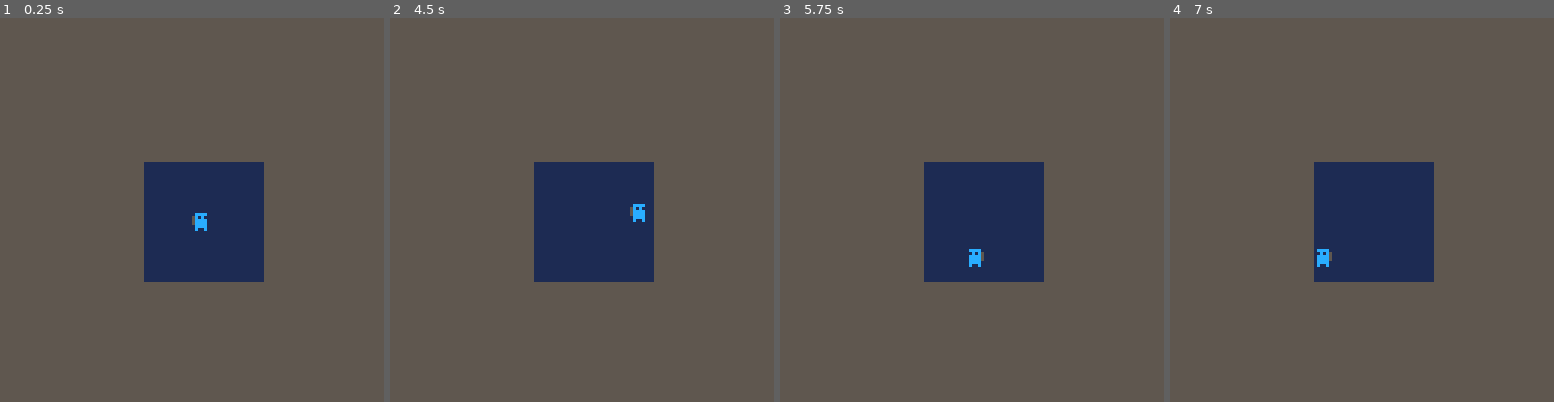
Above: before the commit, frames 1-4 (left to right).
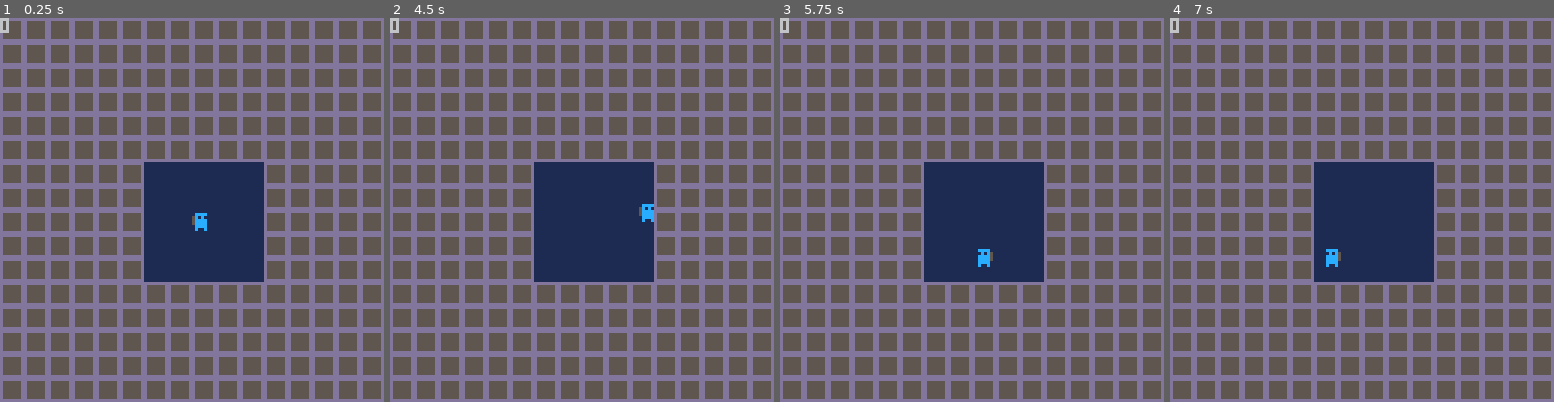
Above: after the commit, the same moments.

Repository: Ash-49/Pico8Miner
Game: PICO-8 cartridge miner.p8
The game is run twice, just before and just after one commit, with the same random seed, the same clock (stepped at 60 frames per second) and the same inputs.
Inputs:
- Up to frame 1 (0.25 s): no input
- Up to frame 2 (4.5 s): tap O (Z key) at 0.33, 0.7, 1.43, 2.22, 3.1, 3.98 s; tap X (X key) at 1.07, 2.07, 2.4, 2.73, 3.07, 3.4, 3.73, 4.07, 4.4 s; hold Left 1.97-2.37 s; hold Down 2.42-2.82 s; hold Right 2.87-3.53 s; hold Up 3.58-4.08 s; hold Right from 4.13 s (still down)
- Up to frame 3 (5.75 s): release Right at 4.53 s; hold Down 4.58-5.08 s; tap X (X key) every 0.33 s from 4.73 to 5.73 s; tap O (Z key) at 4.87 s; hold Left from 5.13 s (still down)
- Up to frame 4 (7 s): tap O (Z key) at 5.75, 6.63 s; release Left at 5.8 s; hold Up 5.85-6.18 s; tap X (X key) at 6.07, 6.4, 6.73 s; hold Left 6.23-6.63 s; hold Down from 6.68 s (still down)

The runs differ from the first frame. In frame 1, 40% of the frame differs, in the area x 0-100%, y 0-100%; in frame 2, 40%; in frame 3, 40%; in frame 4, 40%.

Commit message:
drill works, collision fucky, ui start TD: ui true toggle, ui func

Diff:
--- a/miner.p8
+++ b/miner.p8
@@ -4,16 +4,17 @@
 
 -->8
 function _init()
-	posx=63
-	posy=63
-
+	stone=0
+	ui=false
 	player={
 	x=63,
 	y=63,
-	f=false,
-	sp=1,
+	f=false,--horizontal flip
+	sp=1,--sprite
 	tx=5,
-	ty=3
+	ty=3,--player offsets
+	dx=0,
+	dy=0--drill offsets
 	}
 end
 
@@ -25,25 +26,31 @@
 	if btn(➡️)then
 	dx+=1
 	player.f=false
-	player.sp=1
-	player.tx=8
+	player.tx=5
+	player.dx=7
+	player.dy=3
 	end
 
 	if btn(⬅️)then
 	dx-=1
 	player.f=true
-	player.sp=1
-	player.tx=1
+	player.tx=2
+	player.dx=0
+	player.dy=3
 	end
 
 	if btn(⬆️)then
 	dy-=1
-	player.ty=3
+	player.ty=2
+	player.dx=3
+	player.dy=0
 	end
 
 	if btn(⬇️)then
 	dy+=1
-	player.ty=8
+	player.ty=7
+	player.dx=3
+	player.dy=9
 	end
 
 	if dx!=0 and dy!=0 then
@@ -65,41 +72,52 @@
 		end
 	end
 
+	if btn(❎)then
+		ui=not ui
+	end
+
+
 end
 
 function _draw()
 cls(1)
 map()
-
+print(stone)
 spr(1,flr(player.x+0.5),flr(player.y+0.5),1,1,player.f)
 
 --draw and check drill
 if btn(🅾️)then
 spr(17,flr(player.x+0.5),flr(player.y+0.5),1,1,player.f)
 
-	if fget(mget(flr((player.x+player.tx)/8), flr((player.y+player.ty)/8)),0)then
-		mset(flr((player.x+player.tx)/8), flr((player.y+player.ty)/8),3)
-	end
-end
+	if fget(mget(flr((player.x+player.dx)/8), flr((player.y+player.dy)/8)),0)then
+		mset(flr((player.x+player.dx)/8), flr((player.y+player.dy)/8),0)
+		stone+=1
+	end
+end
+
+--UI
+if ui==true then
+	spr(3,0,112,2,2)
+	end
 
 end
 __gfx__
-00000000000000005555555500000000000000000000000000000000000000000000000000000000000000000000000000000000000000000000000000000000
-00000000000000005555555500000000000000000000000000000000000000000000000000000000000000000000000000000000000000000000000000000000
-0070070000cccc005555555500000000000000000000000000000000000000000000000000000000000000000000000000000000000000000000000000000000
-0007700005c0c0005555555500000000000000000000000000000000000000000000000000000000000000000000000000000000000000000000000000000000
-0007700005cccc005555555500000000000000000000000000000000000000000000000000000000000000000000000000000000000000000000000000000000
-0070070005cccc005555555500000000000000000000000000000000000000000000000000000000000000000000000000000000000000000000000000000000
-0000000000cccc005555555500000000000000000000000000000000000000000000000000000000000000000000000000000000000000000000000000000000
-0000000000c00c005555555500000000000000000000000000000000000000000000000000000000000000000000000000000000000000000000000000000000
-00000000000000000000000000000000000000000000000000000000000000000000000000000000000000000000000000000000000000000000000000000000
-00000000000000000000000000000000000000000000000000000000000000000000000000000000000000000000000000000000000000000000000000000000
-00000000000000000000000000000000000000000000000000000000000000000000000000000000000000000000000000000000000000000000000000000000
-00000000000000000000000000000000000000000000000000000000000000000000000000000000000000000000000000000000000000000000000000000000
-0000000000006d000000000000000000000000000000000000000000000000000000000000000000000000000000000000000000000000000000000000000000
-000000000999666d0000000000000000000000000000000000000000000000000000000000000000000000000000000000000000000000000000000000000000
-00000000099956660000000000000000000000000000000000000000000000000000000000000000000000000000000000000000000000000000000000000000
-00000000000065000000000000000000000000000000000000000000000000000000000000000000000000000000000000000000000000000000000000000000
+0000000000000000dddddddd77777777777777770000000000000000000000000000000000000000000000000000000000000000000000000000000000000000
+0000000000000000d555555d77777777777777770000000000000000000000000000000000000000000000000000000000000000000000000000000000000000
+0070070000cccc00d555555d77555577778888770000000000000000000000000000000000000000000000000000000000000000000000000000000000000000
+0007700005c0c000d555555d77577577778778770000000000000000000000000000000000000000000000000000000000000000000000000000000000000000
+0007700005cccc00d555555d77577577778778770000000000000000000000000000000000000000000000000000000000000000000000000000000000000000
+0070070005cccc00d555555d77555577778888770000000000000000000000000000000000000000000000000000000000000000000000000000000000000000
+0000000000cccc00d555555d77777777777777770000000000000000000000000000000000000000000000000000000000000000000000000000000000000000
+0000000000c00c00dddddddd77777777777777770000000000000000000000000000000000000000000000000000000000000000000000000000000000000000
+00000000000000000000000077777777777777770000000000000000000000000000000000000000000000000000000000000000000000000000000000000000
+00000000000000000000000077777777787777870000000000000000000000000000000000000000000000000000000000000000000000000000000000000000
+00000000000000000000000077777777778778770000000000000000000000000000000000000000000000000000000000000000000000000000000000000000
+00000000000000000000000077777777777887770000000000000000000000000000000000000000000000000000000000000000000000000000000000000000
+0000000000006d000000000077777777777787770000000000000000000000000000000000000000000000000000000000000000000000000000000000000000
+000000000999666d0000000077777777777878770000000000000000000000000000000000000000000000000000000000000000000000000000000000000000
+00000000099956660000000077777777778777870000000000000000000000000000000000000000000000000000000000000000000000000000000000000000
+00000000000065000000000077777777777777770000000000000000000000000000000000000000000000000000000000000000000000000000000000000000
 00000000000000000000000000000000000000000000000000000000000000000000000000000000000000000000000000000000000000000000000000000000
 00000000000000000000000000000000000000000000000000000000000000000000000000000000000000000000000000000000000000000000000000000000
 00000000000000000000000000000000000000000000000000000000000000000000000000000000000000000000000000000000000000000000000000000000
